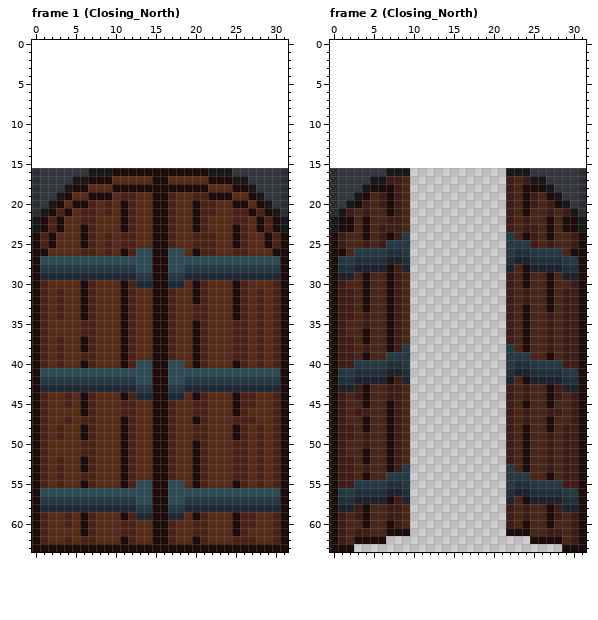
Pixel-art file: Project Grimhold/ArtSource/CatacombsDoor/aseprite/Catacombs-Door.aseprite. Above is the file before it was changed.
32x48 pixels, 4 frames. Colours within 5 levels of each other are drawn and written as one. Shown: frame 1 (Closing_North), frame 2 (Closing_North). The old version is drawn lined up with the new one, on the new canvas. The commit also changed other frames, which this record leaves out.
New version:
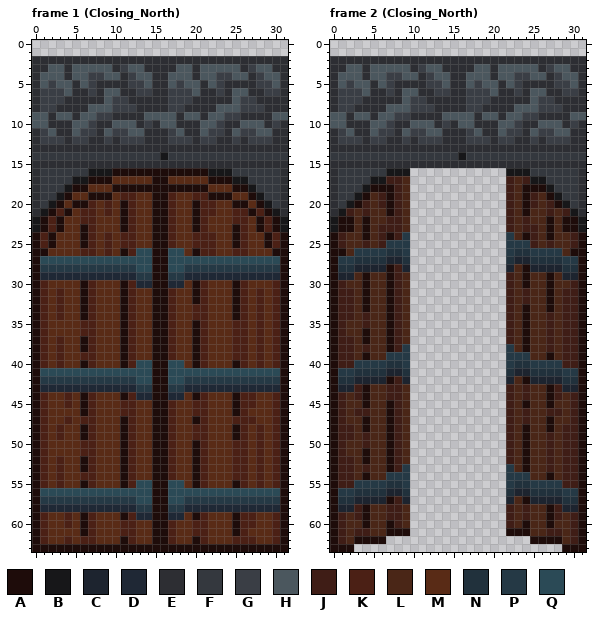
Palette (. is transparent): A #1e0c0a  B #171719  C #1d242f  D #1f2835  E #2d2e33  F #34383e  G #3a3e45  H #4b575e  J #3f1d16  K #4b2015  L #4a2617  M #592b16  N #21313c  P #253945  Q #2b4a56
The edit:
canvas 32x48 -> 32x64, the old top-left corner now at 0,16
Frame 1 (Closing_North):
Colour B is added in row 14 at x 16.
Colour E is added in row 2 at x 0 to 31; in row 3 at x 0 to 1, 4, 10, 14 to 17, 20, 26 and 30 to 31; in row 4 at x 0, 4, 11, 15 to 16, 20, 27 and 31; in row 5 at x 0, 5, 8 to 11, 15 to 16, 21, 24 to 27 and 31; in row 6 at x 0, 5 to 6, 8, 11 to 12, 15 to 16, 21 to 22, 24, 27 to 28 and 31; in row 7 at x 0, 4 to 8, 12 to 16, 20 to 24 and 28 to 31.
Colour E is added in row 8 at x 0, 3 to 6, 13 to 16, 19 to 22 and 29 to 31; in row 9 at x 2, 5, 10 to 13, 18, 21 and 26 to 29; in row 10 at x 2 to 4, 8 to 9, 13, 15, 18 to 20, 24 to 25, 29 and 31; in row 11 at x 0, 3 to 4, 8, 14 to 16, 19 to 20, 24 and 30 to 31; in row 12 at x 0, 4, 7 to 8, 10, 14 to 16, 20, 23 to 24, 26 and 30 to 31; in row 13 at x 0 to 31.
Colour E is added in row 15 at x 0 to 31.
Colour F is added in row 14 at x 0 to 15 and 17 to 31.
Colour G is added in row 3 at x 11 and 27; in row 4 at x 7 to 8, 12, 23 to 24 and 28; in row 5 at x 2, 7, 12 to 13, 18, 23 and 28 to 29; in row 6 at x 1 to 3, 7, 13 to 14, 17 to 19, 23 and 29 to 30; in row 7 at x 1 to 3, 10 to 11, 17 to 19 and 26 to 27; in row 8 at x 1 to 2, 10 to 12, 17 to 18 and 26 to 28.
Colour G is added in row 9 at x 8 to 9 and 24 to 25; in row 10 at x 7, 14, 23 and 30; in row 11 at x 1, 6 to 7, 10 to 11, 17, 22 to 23 and 26 to 27; in row 12 at x 1 to 3, 5 to 6, 9, 11 to 13, 17 to 19, 21 to 22, 25 and 27 to 29.
Colour H is added in row 3 at x 2 to 3, 5 to 9, 12 to 13, 18 to 19, 21 to 25 and 28 to 29; in row 4 at x 1 to 3, 5 to 6, 9 to 10, 13 to 14, 17 to 19, 21 to 22, 25 to 26 and 29 to 30; in row 5 at x 1, 3 to 4, 6, 14, 17, 19 to 20, 22 and 30; in row 6 at x 4, 9 to 10, 20 and 25 to 26; in row 7 at x 9 and 25; in row 8 at x 7 to 9 and 23 to 25.
Colour H is added in row 9 at x 0 to 1, 3 to 4, 6 to 7, 14 to 17, 19 to 20, 22 to 23 and 30 to 31; in row 10 at x 0 to 1, 5 to 6, 10 to 12, 16 to 17, 21 to 22 and 26 to 28; in row 11 at x 2, 5, 9, 12 to 13, 18, 21, 25 and 28 to 29.
Frame 2 (Closing_North): the same change as frame 1 (Closing_North)
